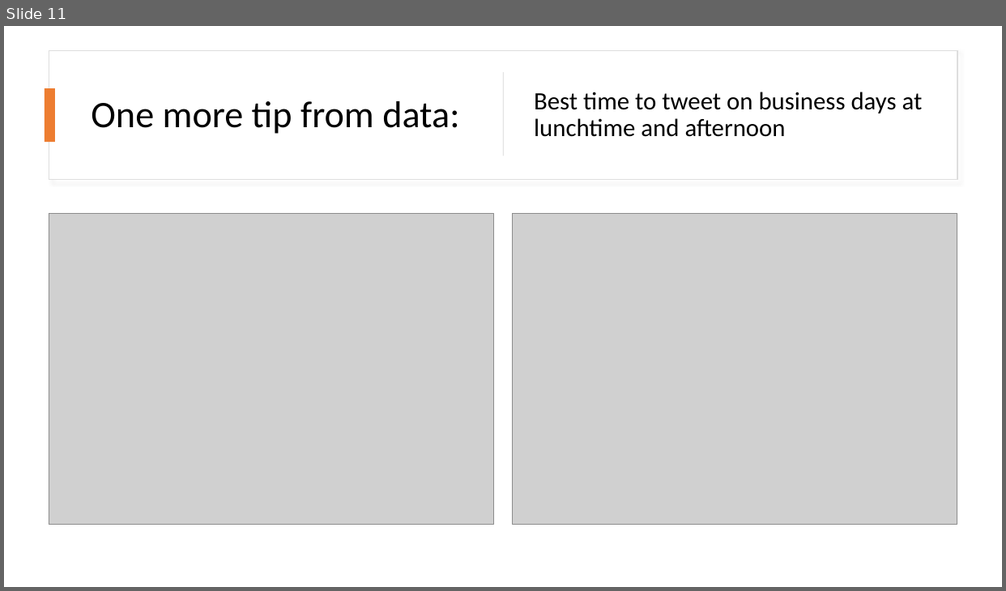
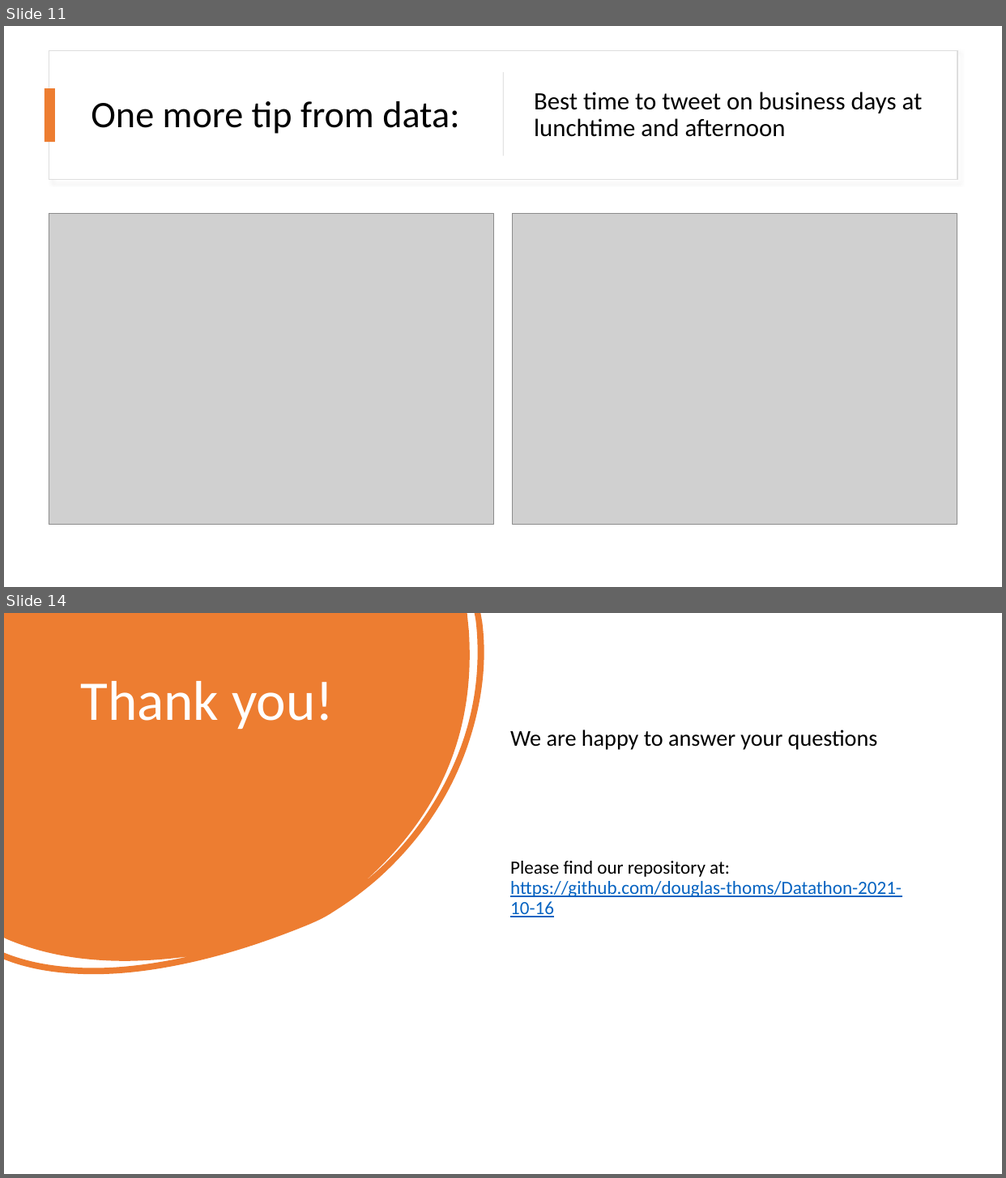
Before and after one commit to douglas-thoms/Datathon-2021-10-16, a slide deck: presentations/Data For Good_group9.pptx. Shown one above the other, each under a label of ours: slide 11 before the commit, slides 11 and 14 after it; the slides between them are not shown. The pictures are 1006x591 and 1006x1178 pixels, drawn with LibreOffice and Linux fonts; fonts in the diff are those of the drawing; grey boxes stand for pictures. Boxes give left, top, right and bottom in pixels: in the first picture for what was removed or moved away, otherwise in the second. Text is boxed around its words. In the diff, an @@ line names an element or a change of style, - is before the commit and + after.

```diff
--- a/presentations/Data For Good_group9.pptx
+++ b/presentations/Data For Good_group9.pptx
@@ slide 14 added at [4, 613, 1002, 1174], background #FFFFFF @@
@@ freeform shape added at [4, 613, 573, 1074], fill #ED7D31 @@
@@ title added at [80, 681, 334, 729], 54 pt, text #FFFFFF @@
+Thank you!
@@ text added at [510, 730, 901, 918], 18 pt, text #000000 @@
+We are happy to answer your questions
+Please find our repository at: https://github.com/douglas-thoms/Datathon-2021-10-16
```
Also in this commit, not shown: 2 slides changed, 2 other slides added.
